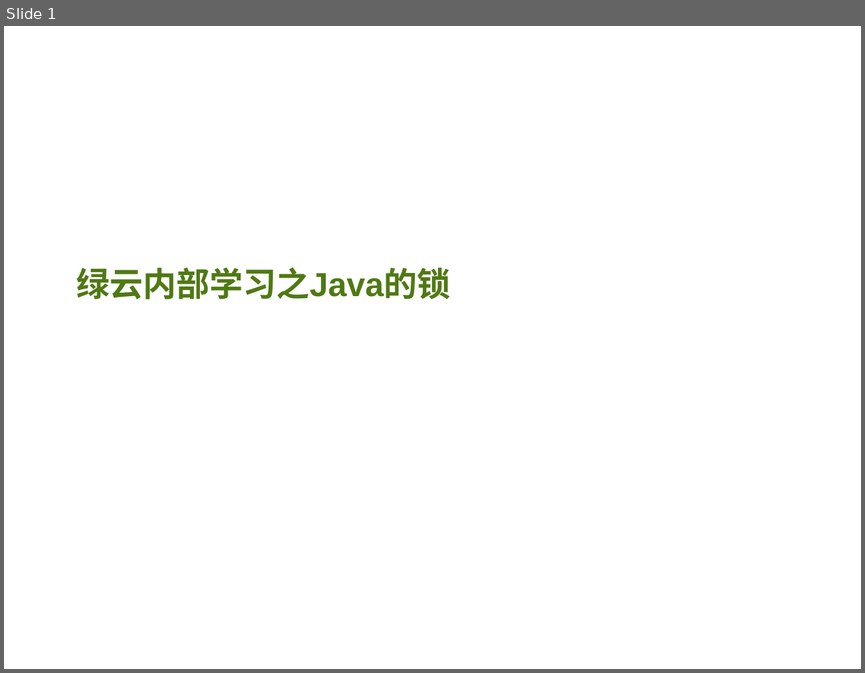
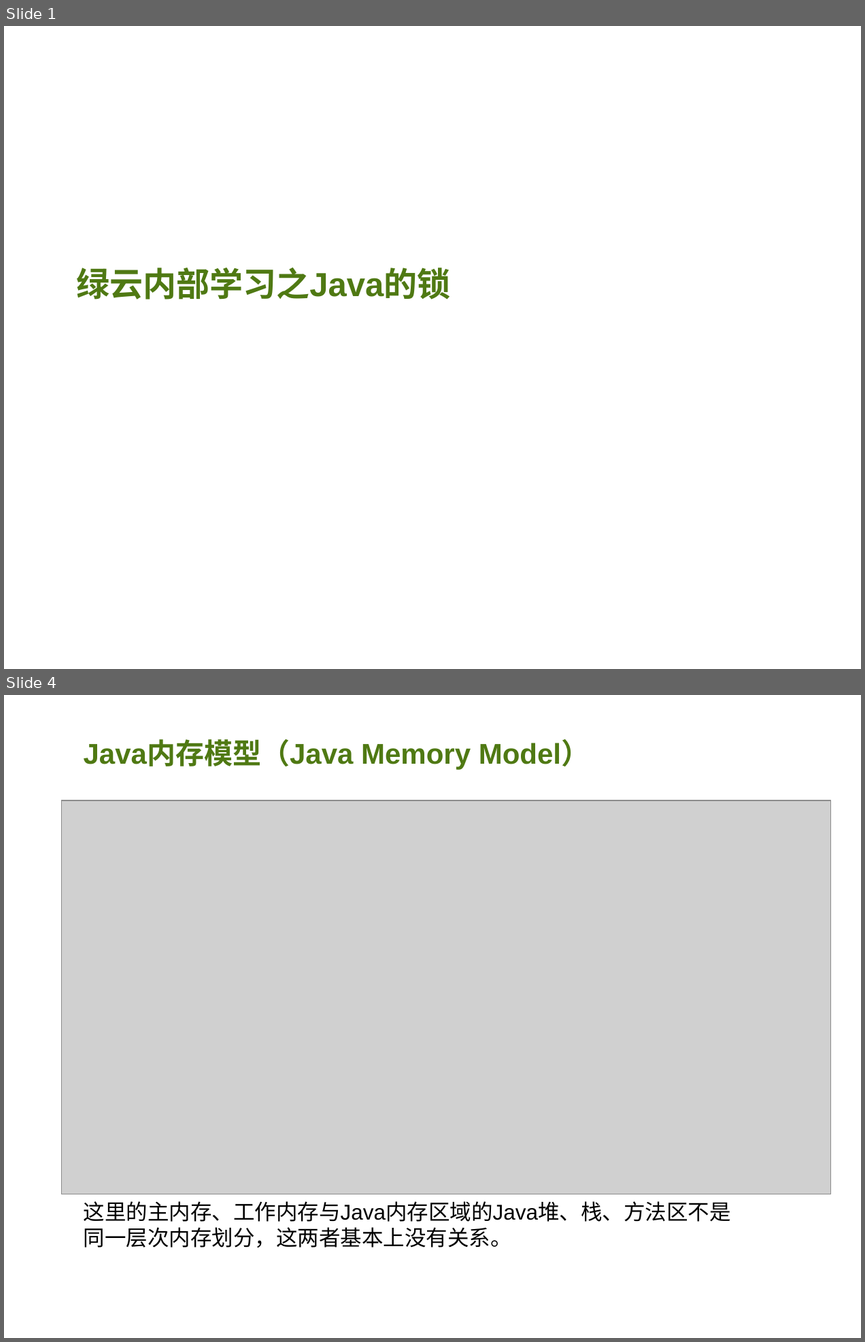
Before and after one commit to aj23pwt/AlgorithmsLearningRoad, a slide deck: 共同学习Java的锁.ppt. Shown one above the other, each under a label of ours: slide 1 before the commit, slides 1 and 4 after it; the slides between them are not shown. The pictures are 865x673 and 865x1342 pixels, drawn with LibreOffice and Linux fonts; fonts in the diff are those of the drawing; grey boxes stand for pictures; background and template pictures are left out. Boxes give left, top, right and bottom in pixels: in the first picture for what was removed or moved away, otherwise in the second. Text is boxed around its words. In the diff, an @@ line names an element or a change of style, - is before the commit and + after.

```diff
--- a/共同学习Java的锁.ppt
+++ b/共同学习Java的锁.ppt
@@ slide 4 added at [4,695,861,1338], background picture (left out) @@
@@ title added at [84,741,589,769], 24 pt, text #4F7913, bold @@
+Java内存模型（Java Memory Model）
@@ picture added at [61,800,831,1193] @@
@@ text added at [84,1201,731,1247], 18 pt, text #000000 @@
+这里的主内存、工作内存与Java内存区域的Java堆、栈、方法区不是同一层次内存划分，这两者基本上没有关系。
```
Also in this commit, not shown: 3 slides changed, 12 other slides added, 1 other file.
